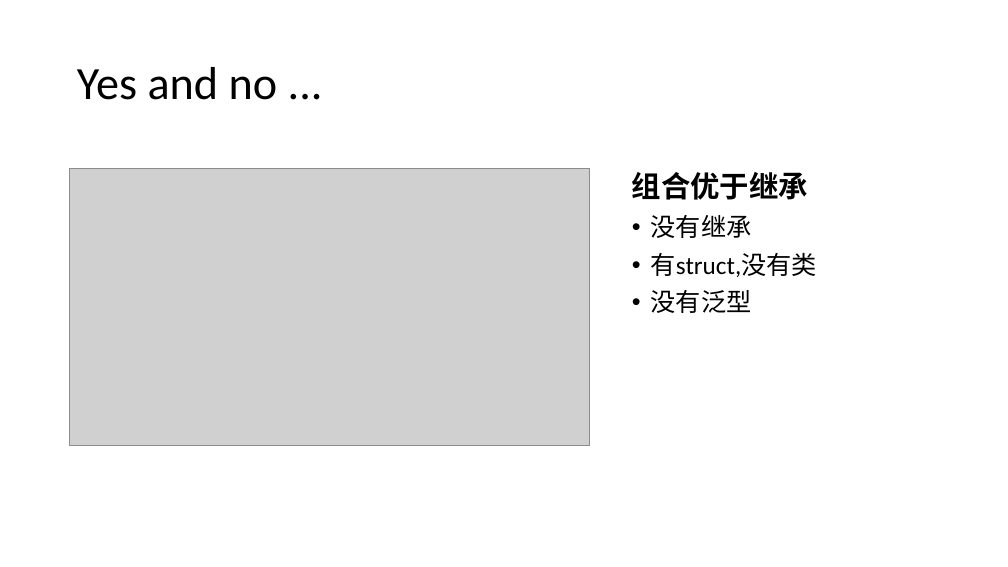
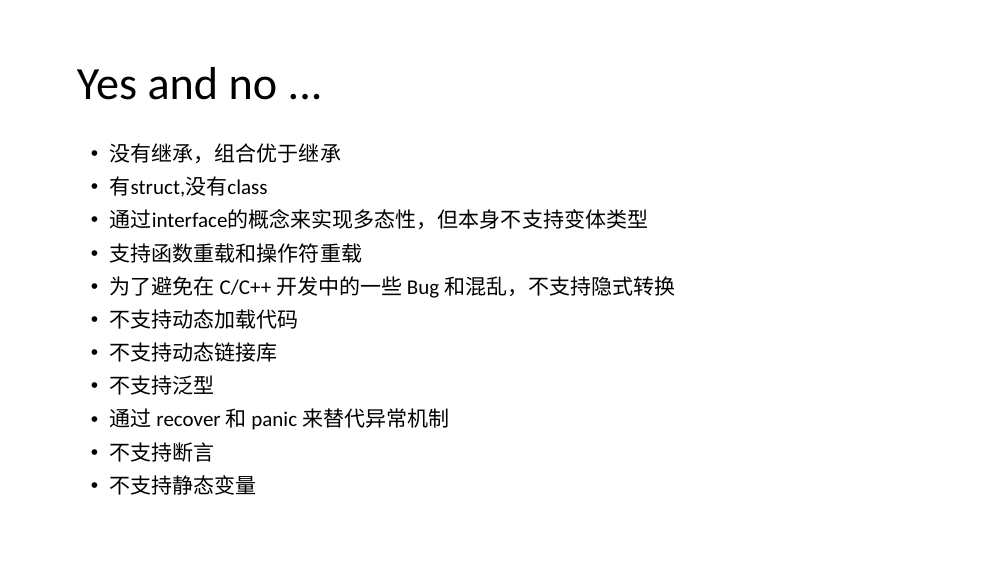
Before and after one commit to hongzhenglin/golearning, a slide deck: slide 13 of go学习笔记.pptx (slide 12 before the commit). Drawn at 1008x567 pixels with LibreOffice and Linux fonts; fonts in the diff are those of the drawing; grey boxes stand for pictures. Boxes give left, top, right and bottom in pixels: in the first picture for what was removed or moved away, otherwise in the second. Text is boxed around its words. In the diff, an @@ line names an element or a change of style, - is before the commit and + after.

```diff
--- a/go学习笔记.pptx
+++ b/go学习笔记.pptx
@@ text at bbox=[110, 143, 675, 495]: text changed; size 24 to 20 pt @@
-组合优于继承
-• 没有继承
-• 有struct,没有类
-• 没有泛型
+• 没有继承，组合优于继承
+• 有struct,没有class
+• 通过interface的概念来实现多态性，但本身不支持变体类型
+• 支持函数重载和操作符重载
+• 为了避免在 C/C++ 开发中的一些 Bug 和混乱，不支持隐式转换
+• 不支持动态加载代码
+• 不支持动态链接库
+• 不支持泛型
+• 通过 recover 和 panic 来替代异常机制
+• 不支持断言
+• 不支持静态变量
@@ picture removed at bbox=[70, 169, 590, 445] @@
```
Also in this commit, not shown: 8 other slides changed, 18 slides added, 2 slides removed.
